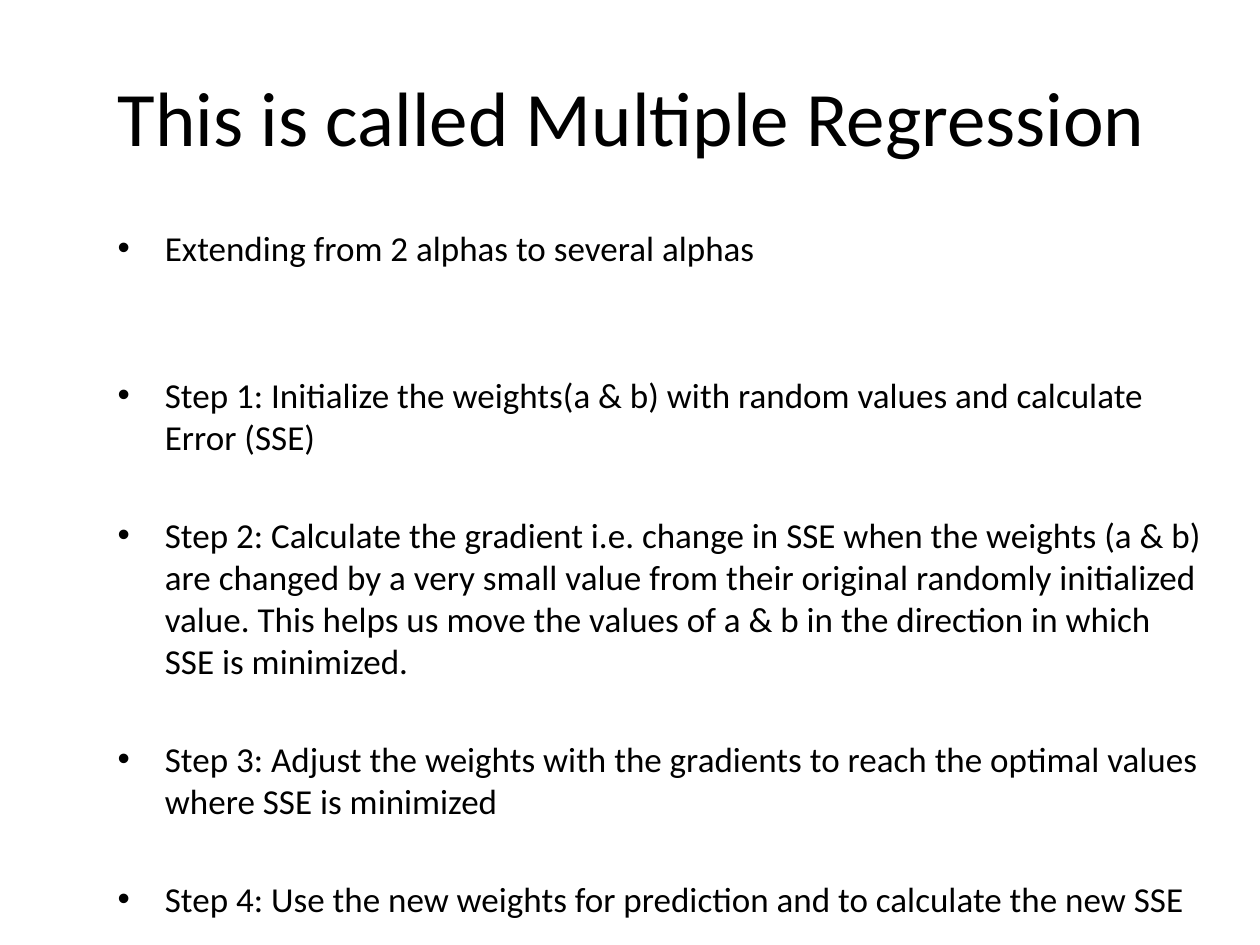
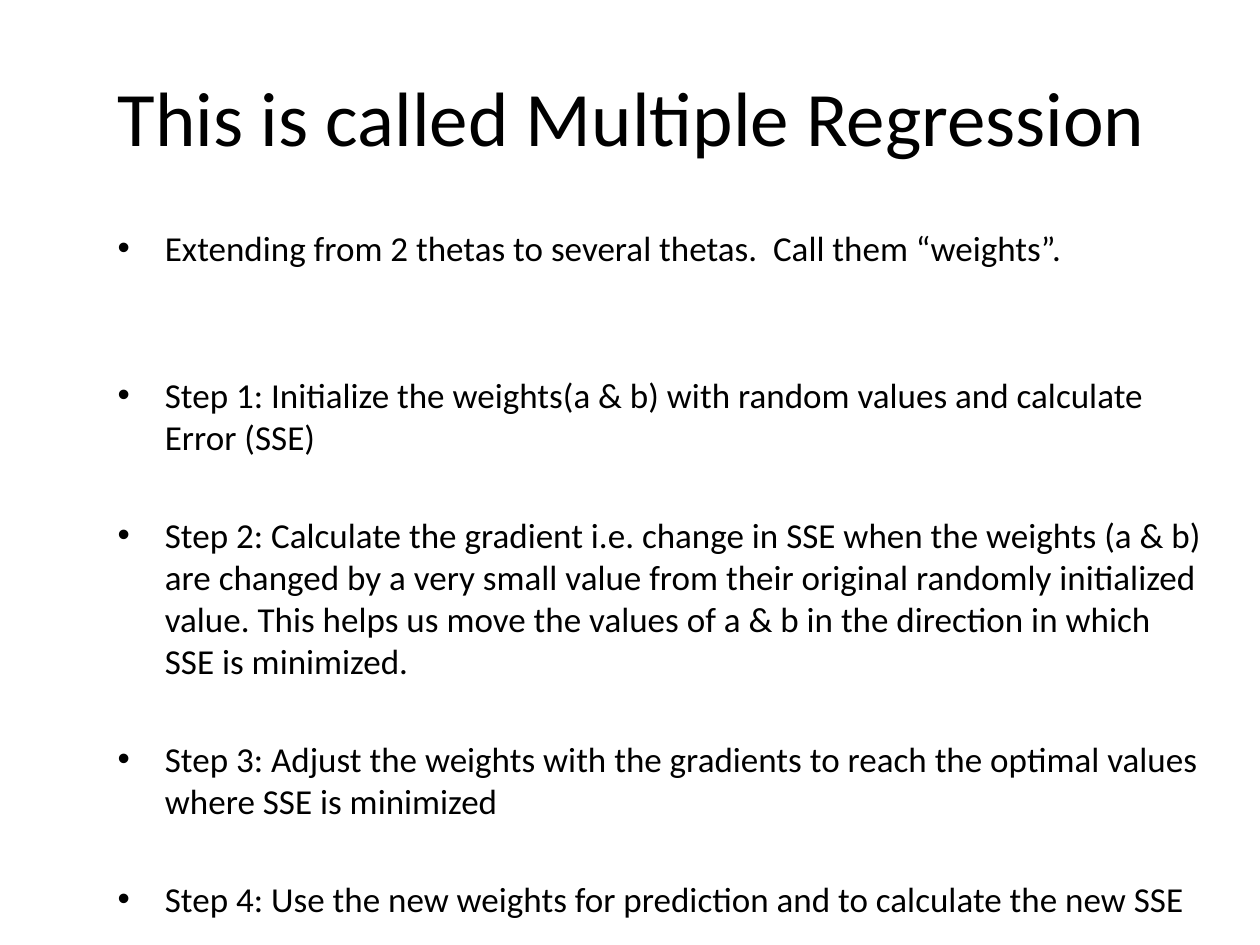
Before and after one commit to JeffRisberg/PythonNotebooksForAI, a slide deck: slide 15 of Documents/60-Introduction.pptx (slide 13 before the commit). Drawn at 1260x945 pixels with LibreOffice and Linux fonts; fonts in the diff are those of the drawing; background and template pictures are left out. Boxes give left, top, right and bottom in pixels: in the first picture for what was removed or moved away, otherwise in the second. Text is boxed around its words. In the diff, an @@ line names an element or a change of style, - is before the commit and + after.

```diff
--- a/Documents/60-Introduction.pptx
+++ b/Documents/60-Introduction.pptx
@@ text at box(165, 236, 1061, 267): text changed @@
-• Extending from 2 alphas to several alphas
+• Extending from 2 thetas to several thetas. Call them “weights”.
```
Also in this commit, not shown: 7 other slides changed, 1 slide added, 53 other files.
